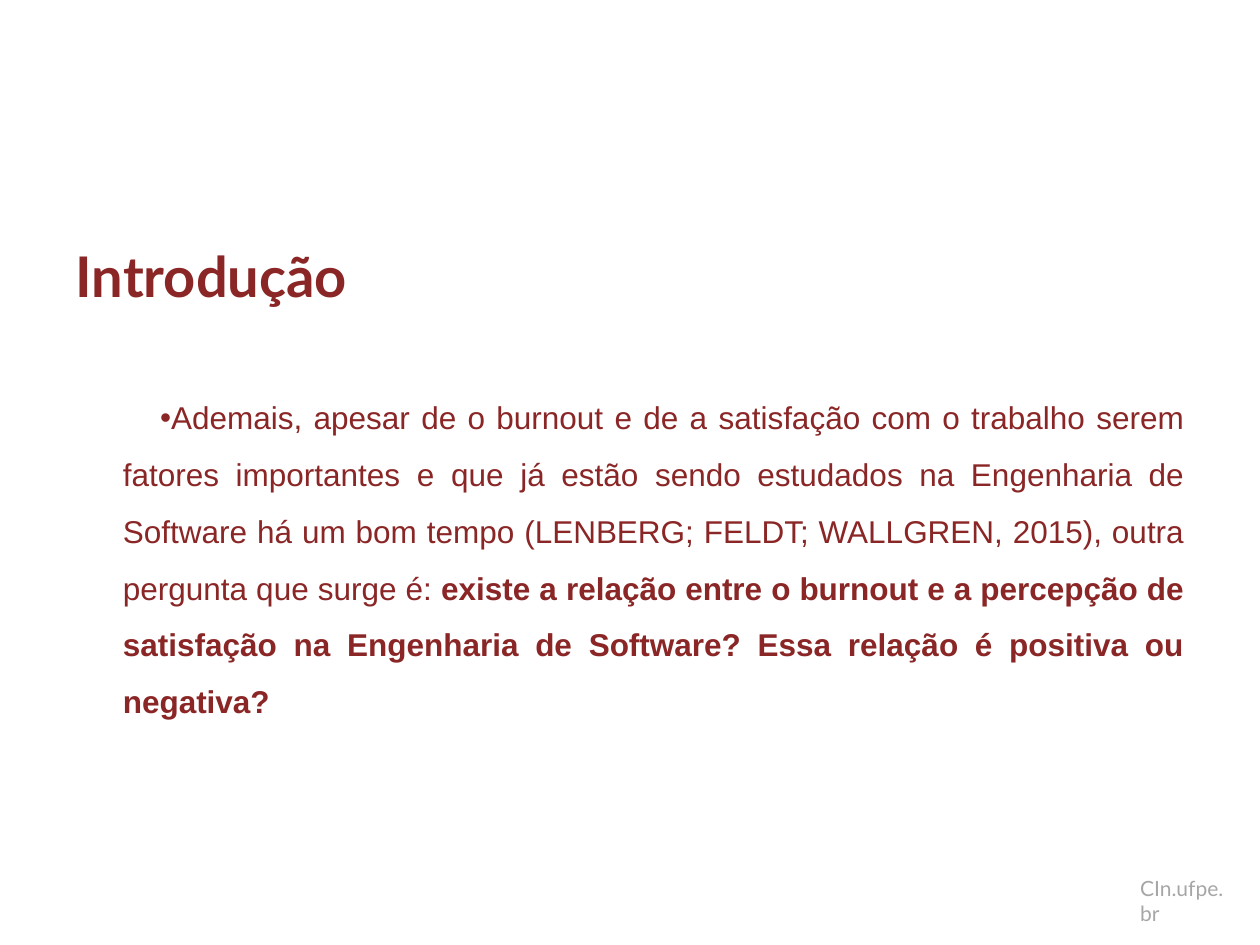
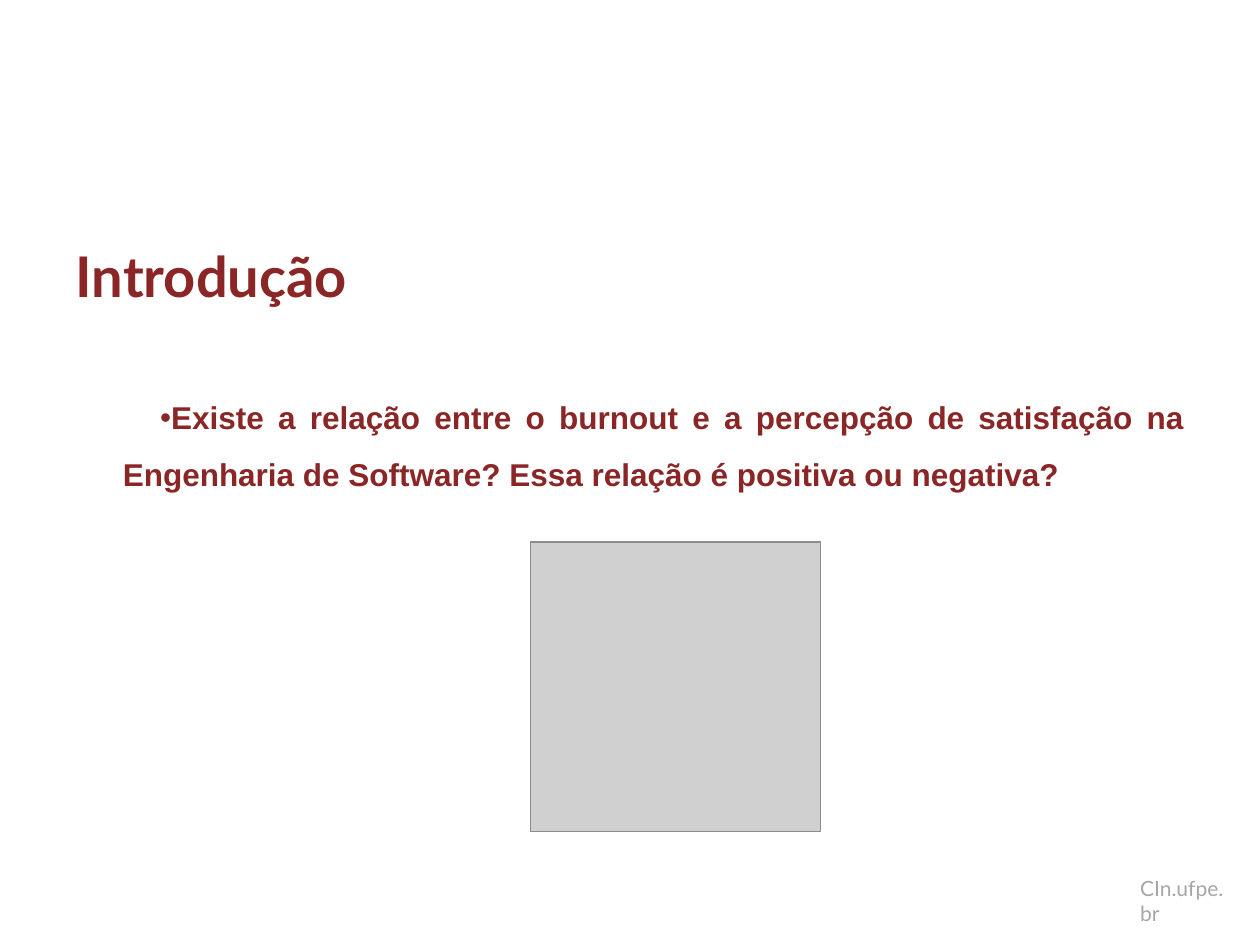
Before and after one commit to dan1lo/doutoradoR, a slide deck: slide 13 of apresentacao doutorado.pptx (slide 12 before the commit). Drawn at 1260x945 pixels with LibreOffice and Linux fonts; fonts in the diff are those of the drawing; grey boxes stand for pictures; background and template pictures are left out. Boxes give left, top, right and bottom in pixels: in the first picture for what was removed or moved away, otherwise in the second. Text is boxed around its words. In the diff, an @@ line names an element or a change of style, - is before the commit and + after.

Commit message:
introdução ajeitada
Introdução com todas as imagens adicionadas

```diff
--- a/apresentacao doutorado.pptx
+++ b/apresentacao doutorado.pptx
@@ text at [123,406,1184,492]: text changed; bold on @@
-• Ademais, apesar de o burnout e de a satisfação com o trabalho serem fatores importantes e que já estão sendo estudados na Engenharia de Software há um bom tempo (LENBERG; FELDT; WALLGREN, 2015), outra pergunta que surge é: existe a relação entre o burnout e a percepção de satisfação na Engenharia de Software? Essa relação é positiva ou negativa?
+• Existe a relação entre o burnout e a percepção de satisfação na Engenharia de Software? Essa relação é positiva ou negativa?
@@ picture added at [530,542,820,832] @@
```
Also in this commit, not shown: 17 other slides changed, 4 slides added, 1 slide removed.
